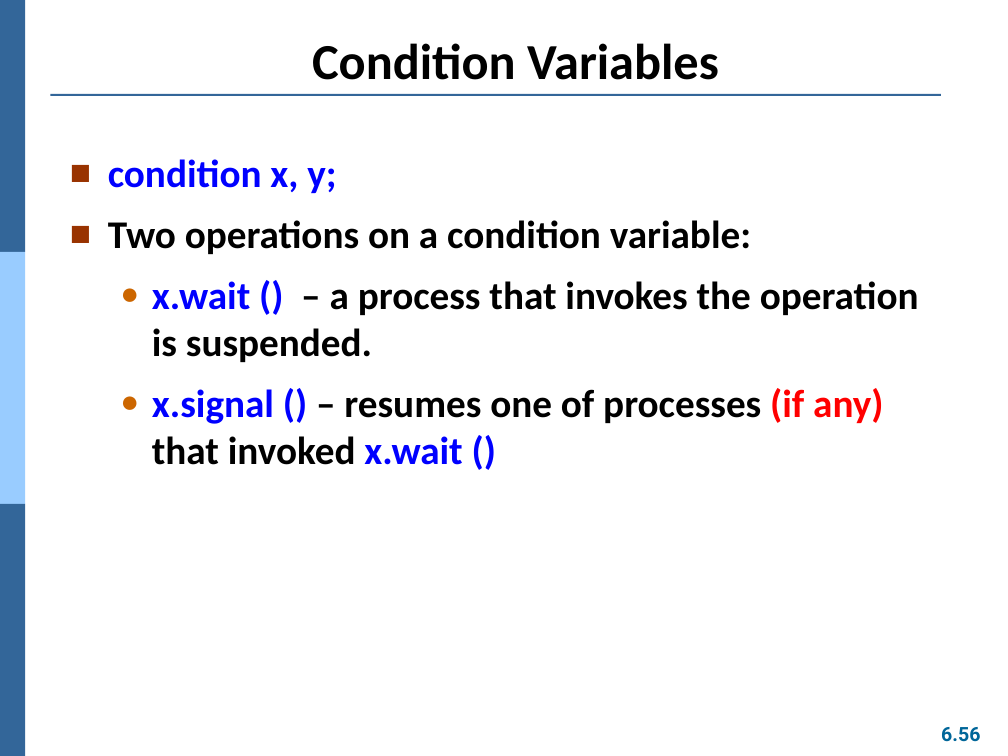
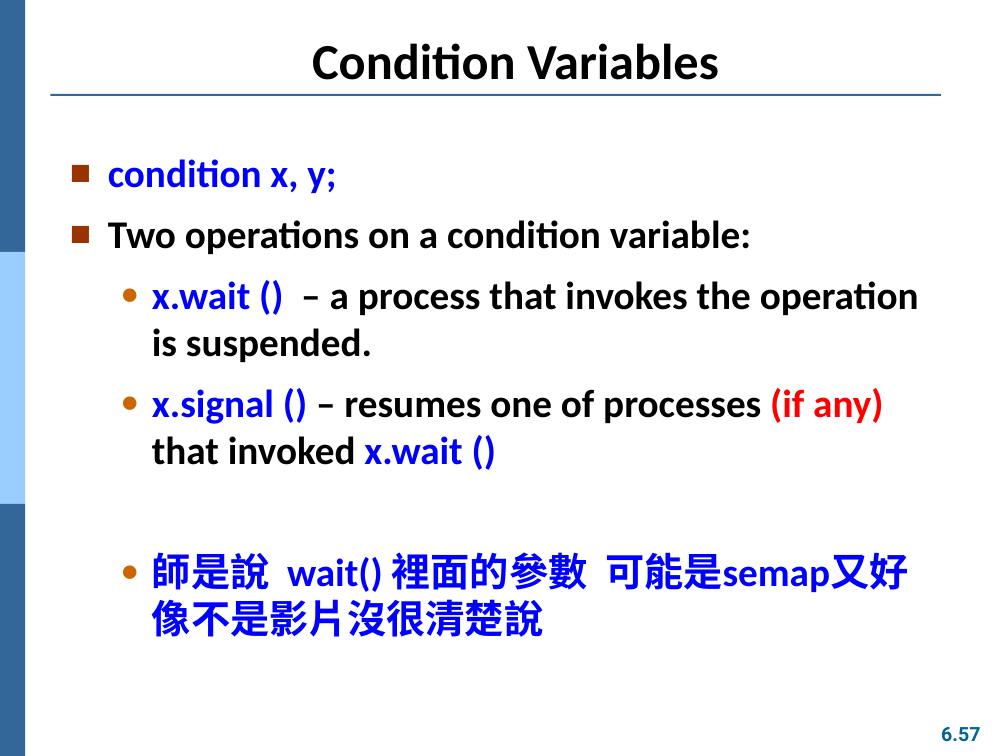
Before and after one commit to Yang09701194/OS_Learning, a slide deck: slide 57 of ch06.pptx (slide 56 before the commit). Drawn at 1008x756 pixels with LibreOffice and Linux fonts; fonts in the diff are those of the drawing. Boxes give left, top, right and bottom in pixels: in the first picture for what was removed or moved away, otherwise in the second. Text is boxed around its words. In the diff, an @@ line names an element or a change of style, - is before the commit and + after.

```diff
--- a/ch06.pptx
+++ b/ch06.pptx
@@ text at [152,552,908,592]: paragraph added @@
+  ● 師是說 wait() 裡面的參數 可能是semap又好像不是影片沒很清楚說
@@ page number at [941,727,980,742]: text changed @@
-6.56
+6.57
```
Also in this commit, not shown: 12 other slides changed, 1 slide added.
